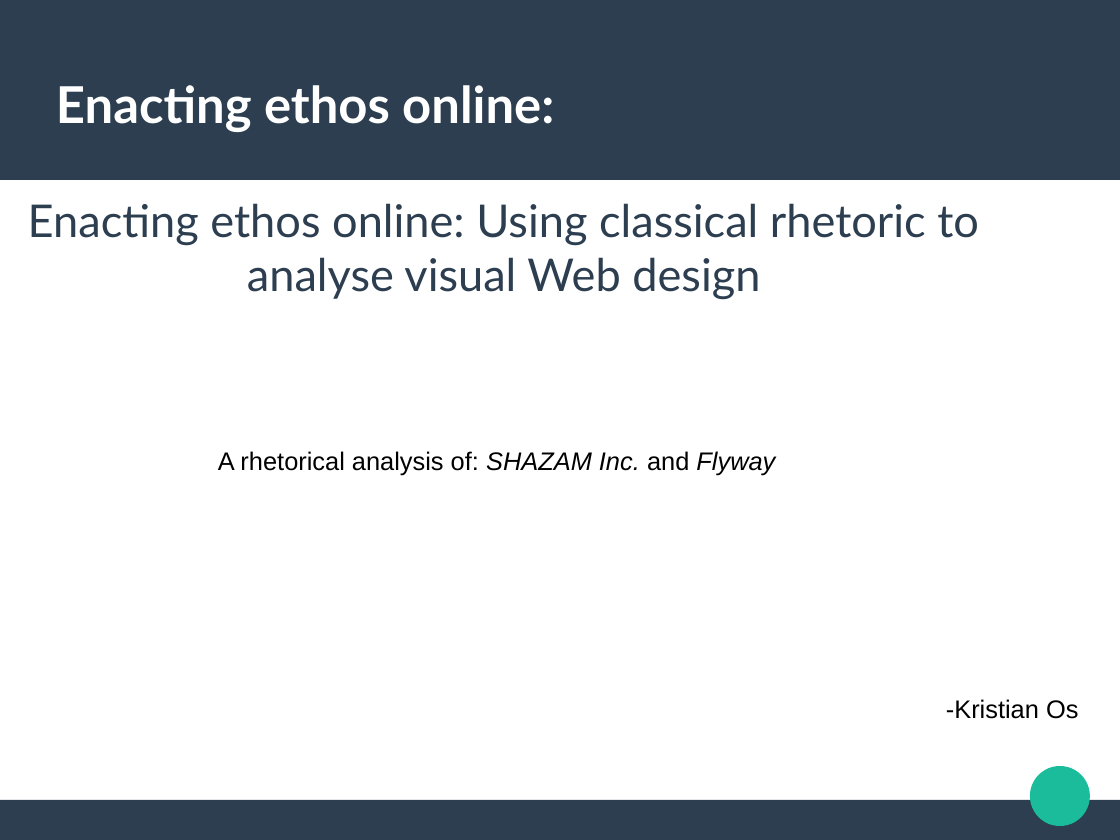
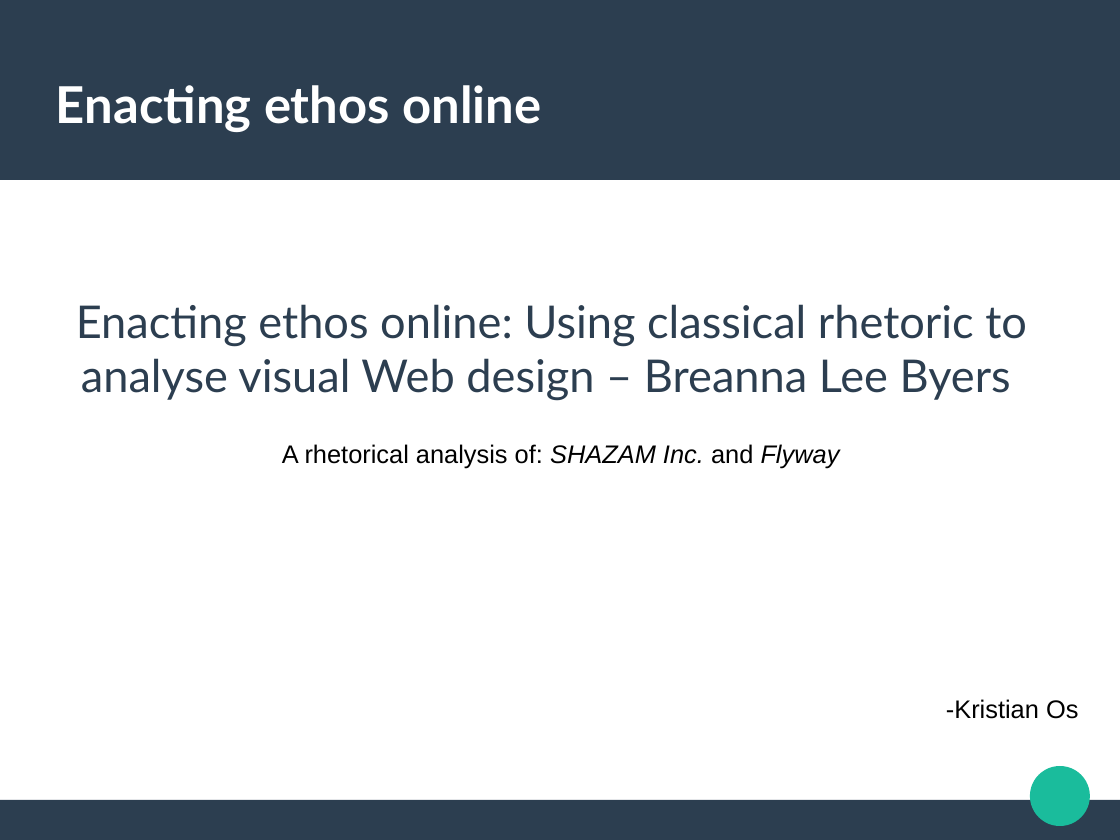
Before and after one commit to codedevstem/School, a slide deck: slide 1 of dikult205/present/Presentation.odp. Drawn at 1120x840 pixels with LibreOffice and Linux fonts; fonts in the diff are those of the drawing. Boxes give left, top, right and bottom in pixels: in the first picture for what was removed or moved away, otherwise in the second. Text is boxed around its words. In the diff, an @@ line names an element or a change of style, - is before the commit and + after.

```diff
--- a/dikult205/present/Presentation.odp
+++ b/dikult205/present/Presentation.odp
@@ title at (x1=56, y1=85, x2=541, y2=132): text changed @@
-Enacting ethos online:
+Enacting ethos online
@@ subtitle at (x1=76, y1=304, x2=1027, y2=401): text changed @@
-Enacting ethos online: Using classical rhetoric to analyse visual Web design
+Enacting ethos online: Using classical rhetoric to analyse visual Web design – Breanna Lee Byers
@@ text "A rhetorical analysis of: SHAZAM ..." moved from (x1=218, y1=451, x2=775, y2=475) to (x1=282, y1=444, x2=840, y2=469) @@
```
Also in this commit, not shown: 7 other slides changed, 1 other file.
